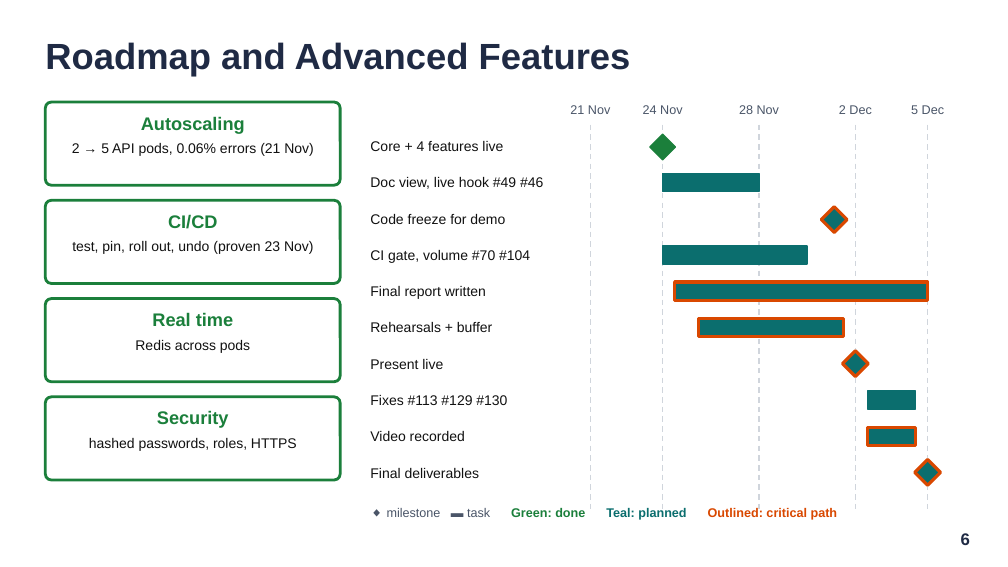
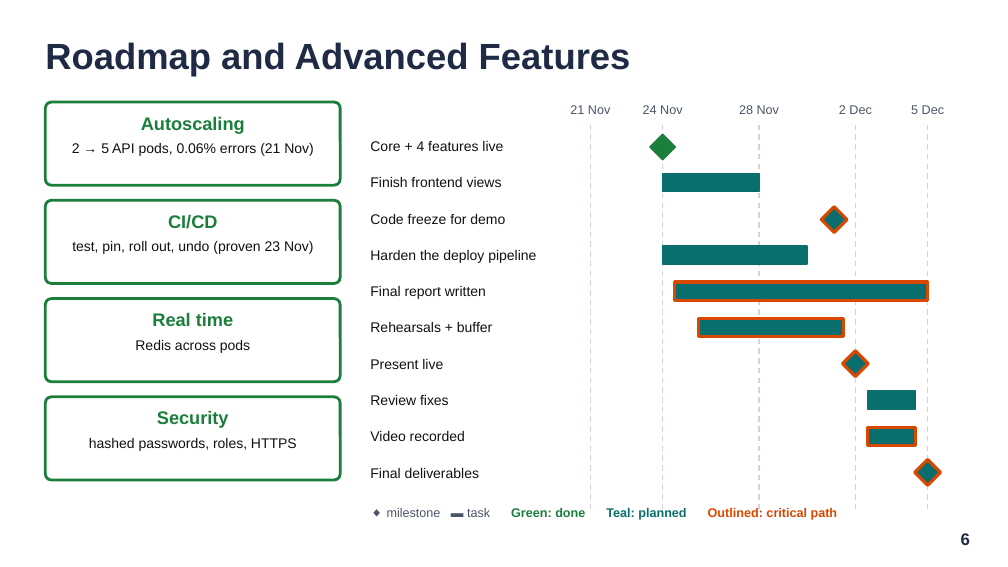
Before and after one commit to Jyotiraditya7/contentcollab, a slide deck: slide 6 of docs/presentation/ContentCollab_Team22_Presentation.pptx. Drawn at 1008x567 pixels with LibreOffice and Linux fonts; fonts in the diff are those of the drawing. Boxes give left, top, right and bottom in pixels: in the first picture for what was removed or moved away, otherwise in the second. Text is boxed around its words. In the diff, an @@ line names an element or a change of style, - is before the commit and + after.

```diff
--- a/docs/presentation/ContentCollab_Team22_Presentation.pptx
+++ b/docs/presentation/ContentCollab_Team22_Presentation.pptx
@@ text at bbox=[370, 177, 502, 187]: text changed @@
-Doc view, live hook #49 #46
+Finish frontend views
@@ text at bbox=[370, 250, 536, 263]: text changed @@
-CI gate, volume #70 #104
+Harden the deploy pipeline
@@ text at bbox=[370, 395, 449, 405]: text changed @@
-Fixes #113 #129 #130
+Review fixes
```
